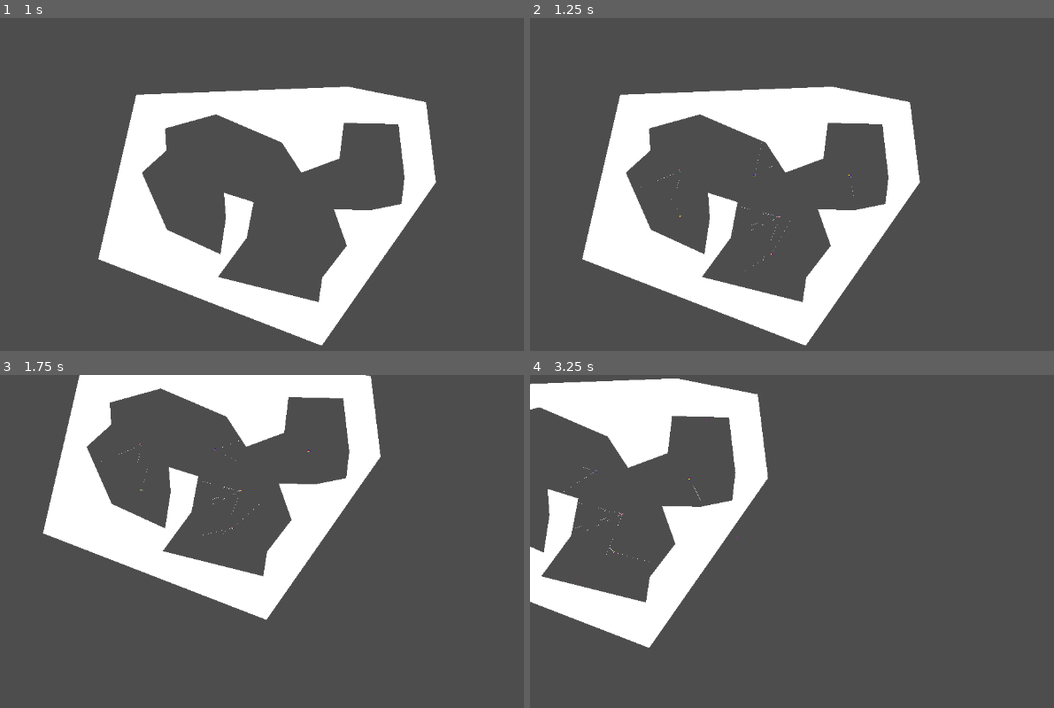
Above: before the commit, frames 1-4 (two rows, left to right).
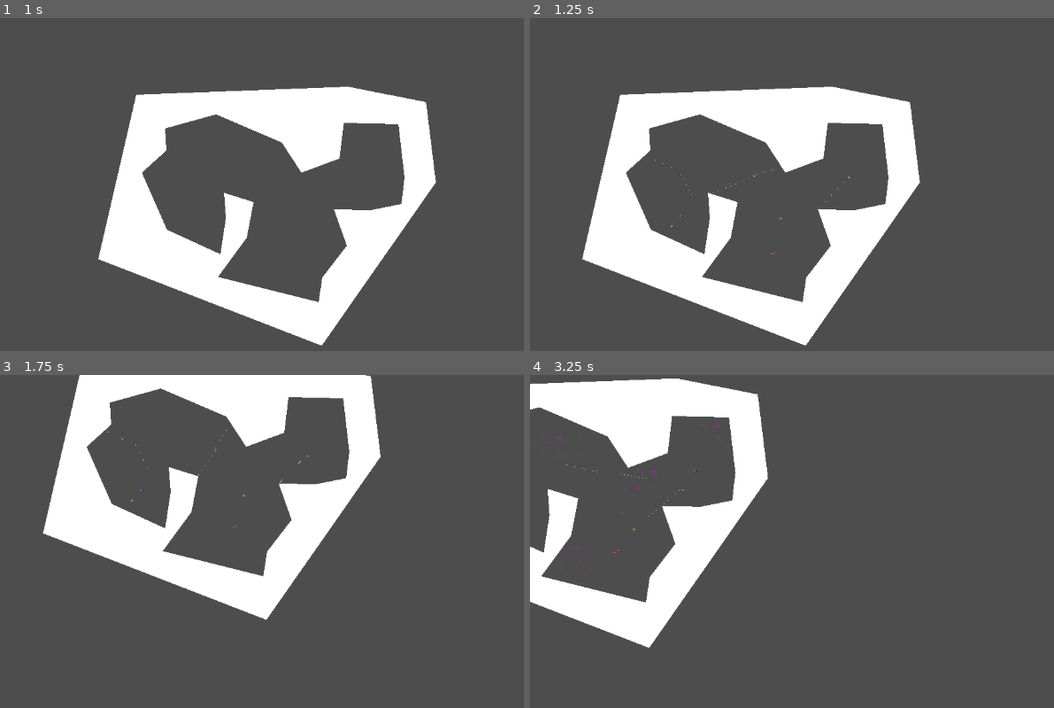
Above: after the commit, the same moments.

Repository: 06gusmog/EVOLUTIONATOR-4000
Game: Godot game, scene res://Misc/world.tscn
The game is run twice, just before and just after one commit, with the same random seed, the same clock (stepped at 60 frames per second) and the same inputs.
Inputs (mouse positions are in pixels of both pictures, inside the frame that each line leads up to):
- Up to frame 1 (1 s): tap Enter at 0.5 s; move the mouse to (508, 197) at 0.52 s; hold Right (right) from 0.53 s (still down); tap Space (test input) at 0.6 s; click (508, 197) at 0.67 s
- Up to frame 2 (1.25 s): keep holding Right (right)
- Up to frame 3 (1.75 s): move the mouse to (241, 611) at 1.27 s; release Right (right) at 1.28 s; hold Down (down) from 1.28 s (still down); click (241, 611) at 1.35 s; tap Space (test input) at 1.55 s
- Up to frame 4 (3.25 s): move the mouse to (839, 404) at 2.02 s; release Down (down) at 2.03 s; hold Right (right) 2.03-2.78 s; tap Space (test input) at 2.1, 3.05 s; click (839, 404) at 2.17 s; move the mouse to (540, 388) at 2.77 s; hold Up (up) from 2.78 s (still down); tap Shift (zoom_in) at 2.85 s; click (540, 388) at 2.92 s

Frame 1 is identical in both runs. In frame 2, less than 0.1% of the frame differs, in the area x 21-62%, y 37-77%; in frame 3, less than 0.1%; in frame 4, 0.2%, in the area x 0-43%, y 4-77%.

Commit message:
Food Spawn Update
Food now spawns around movable food spawn nodes

Diff:
--- a/Godot/Misc/Creature.gd
+++ b/Godot/Misc/Creature.gd
@@ -52,7 +52,7 @@
 		]
 	line_2d.visible = false
 
-	get_parent().get_node('FoodSpawnTimer').timeout.connect(reproduce_time)
+	get_parent().get_node('FoodSpawnPoints').get_node('FoodSpawnTimer').timeout.connect(reproduce_time)
 # Called every frame. 'delta' is the elapsed time since the previous frame.
 func _process(delta):
 	clear_killing_queue()
--- a/Godot/Misc/SimulationHandler.gd
+++ b/Godot/Misc/SimulationHandler.gd
@@ -12,16 +12,12 @@
 @export var camera_move_speed = 5.0
 @onready var food_object = $FoodObject
 @onready var spawnpoints = $Spawnpoints
-
-var noise = FastNoiseLite.new()
+@onready var food_spawn_nodes = get_node("FoodSpawnPoints").get_children()
 
 # Math functions
 
 func _ready():
-	noise.seed = randi()
-	noise.fractal_octaves = 1
-	noise.fractal_gain = 0.5
-	noise.fractal_lacunarity = 2
+	food_spawn_nodes.pop_at(-1)
 
 func _process(_delta):
 	camera_2d.position += Input.get_vector( 'left', 'right', 'up', 'down') * camera_move_speed * 1/camera_2d.zoom
@@ -29,21 +25,21 @@
 	#if Input.is_action_just_pressed("click"):
 	#	food_object.add_food(20, get_global_mouse_position())
 	if Input.is_action_just_pressed("test input"):
-		spawn_food()
+		for x in range(200):
+			spawn_food(food_spawn_nodes[rng.randi() % len(food_spawn_nodes)])
 
-func get_random_position():
-	var width = int(GlobalSettings.map_size[0])
-	var height = int(GlobalSettings.map_size[1])
-	return [rng.randi() % width - width/2, rng.randi() % height - height/2]
+func get_random_position(food_spawn_node):
+	var diameter = 150
+	var offset = food_spawn_node.position
+	return Vector2(rng.randi() % diameter - diameter/2 + offset[0], rng.randi() % diameter - diameter/2 + offset[1])
 
-func spawn_food():
+func spawn_food(food_spawn_node):
 	var energy = rng.randi() % 50 + 100
-	#This is the method used: https://stackoverflow.com/questions/71551080/random-distribution-of-points-based-on-perlin-noise
 	var proposed_position = [0,0]
 	for x in range(15):
-		proposed_position = get_random_position()
-		var reference_position = get_random_position()
-		if noise.get_noise_2d(proposed_position[0], proposed_position[1]) >= noise.get_noise_2d(reference_position[0], reference_position[1]):
+		proposed_position = get_random_position(food_spawn_node)
+		var reference_position = get_random_position(food_spawn_node)
+		if food_spawn_node.position.distance_to(proposed_position)*2 <= food_spawn_node.position.distance_to(reference_position):
 			break
 	food_object.add_food(energy, Vector2(proposed_position[0], proposed_position[1]))
 
@@ -141,7 +137,7 @@
 
 func _on_food_spawn_timer_timeout():
 	for x in range(GlobalSettings.food_spawn_burst_size):
-		spawn_food()
+		spawn_food(food_spawn_nodes[rng.randi() % len(food_spawn_nodes)])
 
 
 func _on_spawn_timer_timeout():
--- a/Godot/Misc/world.tscn
+++ b/Godot/Misc/world.tscn
@@ -42,10 +42,6 @@
 [node name="CollisionShape2D" type="CollisionShape2D" parent="Spawnpoints/Spawn 3/Area2D"]
 shape = SubResource("CircleShape2D_rjn3i")
 
-[node name="SpawnTimer" type="Timer" parent="Spawnpoints"]
-wait_time = 5.0
-autostart = true
-
 [node name="Spawn 4" type="Node2D" parent="Spawnpoints"]
 position = Vector2(0, -67)
 
@@ -70,13 +66,34 @@
 [node name="CollisionShape2D" type="CollisionShape2D" parent="Spawnpoints/Spawn 6/Area2D"]
 shape = SubResource("CircleShape2D_rjn3i")
 
+[node name="SpawnTimer" type="Timer" parent="Spawnpoints"]
+wait_time = 5.0
+autostart = true
+
+[node name="FoodSpawnPoints" type="Node2D" parent="."]
+
+[node name="FoodSpawn1" type="Node2D" parent="FoodSpawnPoints"]
+position = Vector2(-179, -56)
+
+[node name="FoodSpawn2" type="Node2D" parent="FoodSpawnPoints"]
+position = Vector2(-32, 77)
+
+[node name="FoodSpawn3" type="Node2D" parent="FoodSpawnPoints"]
+position = Vector2(79, -45)
+
+[node name="FoodSpawn4" type="Node2D" parent="FoodSpawnPoints"]
+position = Vector2(-60, -105)
+
+[node name="FoodSpawn5" type="Node2D" parent="FoodSpawnPoints"]
+position = Vector2(199, -145)
+
+[node name="FoodSpawnTimer" type="Timer" parent="FoodSpawnPoints"]
+wait_time = 10.0
+autostart = true
+
 [node name="Camera2D" type="Camera2D" parent="."]
 
 [node name="FoodObject" parent="." instance=ExtResource("2_8ygnx")]
-
-[node name="FoodSpawnTimer" type="Timer" parent="."]
-wait_time = 10.0
-autostart = true
 
 [node name="StaticBody2D" type="StaticBody2D" parent="."]
 physics_material_override = SubResource("PhysicsMaterial_06e6h")
@@ -155,5 +172,5 @@
 [node name="Creature Sim" type="Node2D" parent="CanvasLayer/UserInterface/Creature View"]
 
 [connection signal="timeout" from="Spawnpoints/SpawnTimer" to="." method="_on_spawn_timer_timeout"]
-[connection signal="timeout" from="FoodSpawnTimer" to="." method="_on_food_spawn_timer_timeout"]
+[connection signal="timeout" from="FoodSpawnPoints/FoodSpawnTimer" to="." method="_on_food_spawn_timer_timeout"]
 [connection signal="pressed" from="CanvasLayer/UserInterface/Exit Button" to="CanvasLayer/UserInterface" method="_on_exit_button_pressed"]
